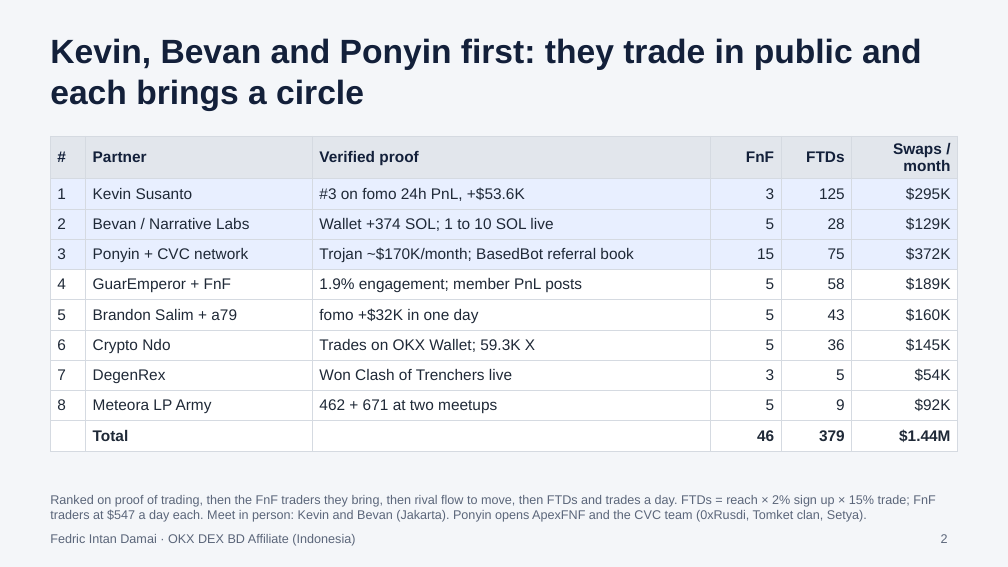
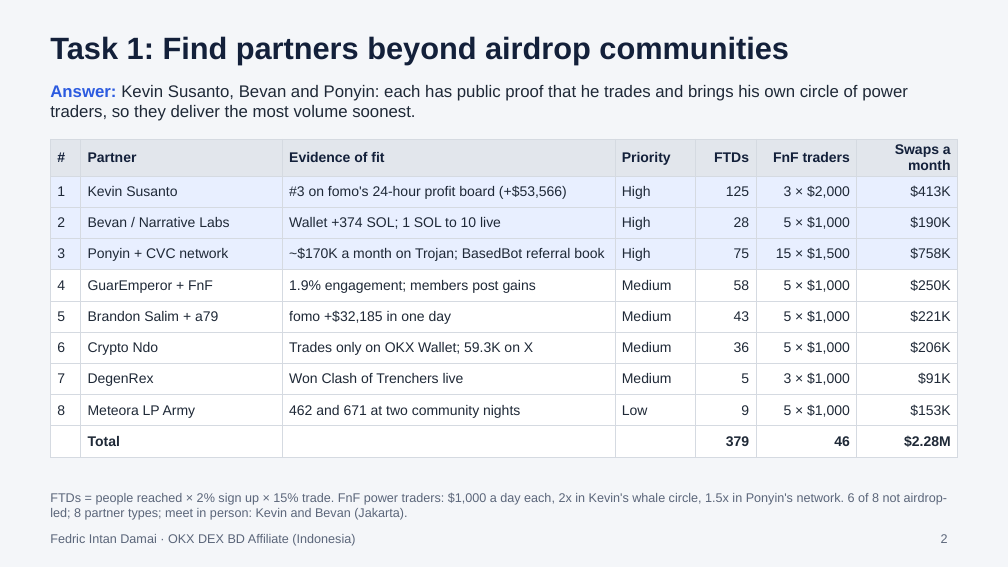
Before and after one commit to fedricdamai/SuperCashier, a slide deck: slide 2 of okx-dex-affiliates-id/submission-v2/OKX_DEX_BD_Affiliate_Indonesia_Slides.pptx. Drawn at 1008x567 pixels with LibreOffice and Linux fonts; fonts in the diff are those of the drawing. Boxes give left, top, right and bottom in pixels: in the first picture for what was removed or moved away, otherwise in the second. Text is boxed around its words. In the diff, an @@ line names an element or a change of style, - is before the commit and + after.

```diff
--- a/okx-dex-affiliates-id/submission-v2/OKX_DEX_BD_Affiliate_Indonesia_Slides.pptx
+++ b/okx-dex-affiliates-id/submission-v2/OKX_DEX_BD_Affiliate_Indonesia_Slides.pptx
@@ title at [50,36,789,64]: text changed; size 24 to 22 pt @@
-Kevin, Bevan and Ponyin first: they trade in public and each brings a circle
+Task 1: Find partners beyond airdrop communities
@@ text added at [50,85,908,121], 12 pt, text #1F2937 @@
+Answer: Kevin Susanto, Bevan and Ponyin: each has public proof that he trades and brings his own circle of power traders, so they deliver the most volume soonest.
@@ table at [50,139,958,451] @@
-column 3: Verified proof | #3 on fomo 24h PnL, +$53.6K | Wallet +374 SOL; 1 to 10 SOL live | Trojan ~$170K/month; BasedBot referral book | 1.9% engagement; member PnL posts | fomo +$32K in one day | Trades on OKX Wallet; 59.3K X | Won Clash of Trenchers live | 462 + 671 at two meetups | 
+column 3: Evidence of fit | #3 on fomo's 24-hour profit board (+$53,566) | Wallet +374 SOL; 1 SOL to 10 live | ~$170K a month on Trojan; BasedBot referral book | 1.9% engagement; members post gains | fomo +$32,185 in one day | Trades only on OKX Wallet; 59.3K on X | Won Clash of Trenchers live | 462 and 671 at two community nights | 
-column 4: FnF | 3 | 5 | 15 | 5 | 5 | 5 | 3 | 5 | 46
+column 4: Priority | High | High | High | Medium | Medium | Medium | Medium | Low | 
-column 6: Swaps / month | $295K | $129K | $372K | $189K | $160K | $145K | $54K | $92K | $1.44M
+column 6: FnF traders | 3 × $2,000 | 5 × $1,000 | 15 × $1,500 | 5 × $1,000 | 5 × $1,000 | 5 × $1,000 | 3 × $1,000 | 5 × $1,000 | 46
+column 7: Swaps a month | $413K | $190K | $758K | $250K | $221K | $206K | $91K | $153K | $2.28M
@@ text at [50,493,947,520]: text changed @@
-Ranked on proof of trading, then the FnF traders they bring, then rival flow to move, then FTDs and trades a day. FTDs = reach × 2% sign up × 15% trade; FnF traders at $547 a day each. Meet in person: Kevin and Bevan (Jakarta). Ponyin opens ApexFNF and the CVC team (0xRusdi, Tomket clan, Setya).
+FTDs = people reached × 2% sign up × 15% trade. FnF power traders: $1,000 a day each, 2x in Kevin's whale circle, 1.5x in Ponyin's network. 6 of 8 not airdrop-led; 8 partner types; meet in person: Kevin and Bevan (Jakarta).
```
Also in this commit, not shown: 5 other slides changed, 11 other files.
